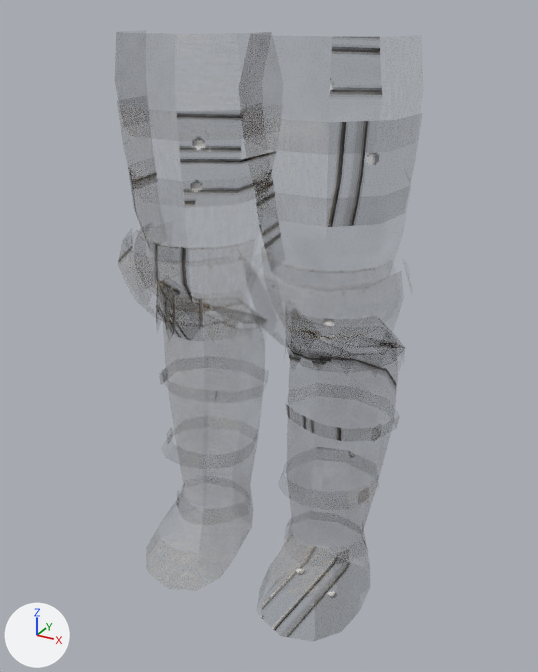
The glTF model assets/modeles/armures/porte/bottes_acier_nordique.glb as it was, and as the next commit left it.
Camera for both pictures: a camera (50 mm lens) standing at (0.553, -0.957, 0.94) and looking at (0.009, 0.032, 0.445). The lights are fixed; the arrows at lower left show +X, +Y and +Z. The first picture is the older version. Vertices at exactly the same position are counted once.

The first picture shows 'bottes_acier_nordique'.
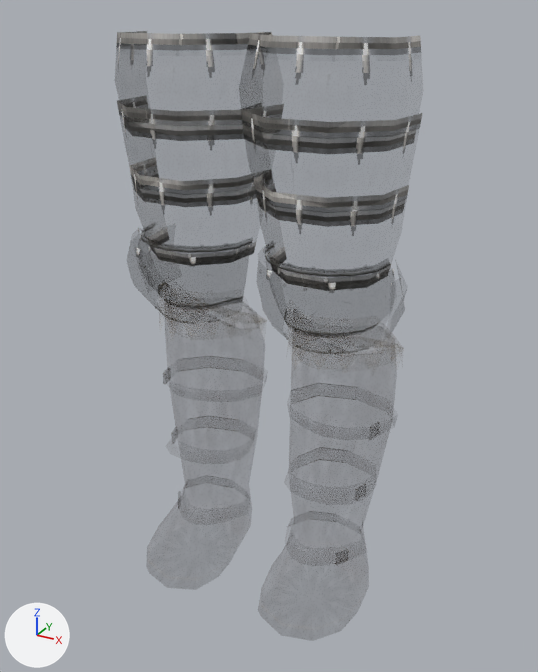
Changed parts and their boxes [x1, y1, x2, y2] in the pictures (538 x 672 px; the box of a moved part takes in the faces that stretch with it):
'bottes_acier_nordique', reshaped: before [118, 37, 401, 637]; after [116, 31, 423, 565]
part 1 of me_bottes_acier_nordique, rebuilt (not visible before): after [265, 243, 390, 336]
part 2 of me_bottes_acier_nordique, rebuilt: before [154, 243, 193, 311]; after [139, 225, 253, 308]
part 3 of me_bottes_acier_nordique, rebuilt (not visible before): after [263, 248, 394, 293]
part 4 of me_bottes_acier_nordique, rebuilt: before [118, 238, 133, 263]; after [135, 228, 250, 267]
part 5 of me_bottes_acier_nordique, moved or reshaped: before [129, 113, 401, 637]; after [117, 32, 423, 526]
part 6 of me_bottes_acier_nordique, moved or reshaped: before [344, 37, 380, 55]; after [333, 36, 421, 82]
part 7 of me_bottes_acier_nordique, moved or reshaped (not visible before): after [116, 31, 147, 69]
part 8 of me_bottes_acier_nordique, surface changed: before [319, 47, 386, 458]; after [176, 33, 370, 488]

Patch to the scene script:
```diff
--- a/assets/modeles/armures/porte/bottes_acier_nordique.glb.py
+++ b/assets/modeles/armures/porte/bottes_acier_nordique.glb.py
@@ me_bottes_acier_nordique @@
 # used by ob_bottes_acier_nordique; location = (0.0, 0.0, 0.0)
-me_bottes_acier_nordique.from_pydata(...)  # 973 vertices, 1330 faces; spans x -0.245..0.245, y -0.126..0.18, z -0.021..0.909
+me_bottes_acier_nordique.from_pydata(...)  # 1243 vertices, 1785 faces; spans x -0.241..0.241, y -0.126..0.179, z -0.019..0.909
+# me_bottes_acier_nordique part 1: the loose piece of 70 vertices spanning x 0.013..0.231, y -0.076..0.031, z 0.494..0.61 is rebuilt with 77 vertices and now spans x 0.018..0.224, y -0.07..0.033, z 0.495..0.611
+# me_bottes_acier_nordique part 2: the loose piece of 70 vertices spanning x -0.231..-0.013, y -0.076..0.031, z 0.494..0.61 is rebuilt with 77 vertices and now spans x -0.224..-0.018, y -0.07..0.033, z 0.495..0.611
+# me_bottes_acier_nordique part 3: the loose piece of 39 vertices spanning x -0.033..0.241, y -0.114..0.025, z 0.471..0.608 is rebuilt with 85 vertices and now spans x 0.012..0.227, y -0.097..0.027, z 0.471..0.605
+# me_bottes_acier_nordique part 4: the loose piece of 38 vertices spanning x -0.242..0.034, y -0.115..0.025, z 0.471..0.604 is rebuilt with 85 vertices and now spans x -0.228..-0.012, y -0.097..0.027, z 0.471..0.605
+# me_bottes_acier_nordique part 5: 2 vertices moved within x 0.004..0.115, y -0.032..0.179, z 0.41..0.84; 464 vertices removed from x -0.226..0.226, y -0.122..0.18, z -0.021..0.84; 713 vertices added at x -0.223..0.223, y -0.122..0.179, z -0.019..0.84
+# me_bottes_acier_nordique part 6: 2 vertices removed from x 0.217..0.223, y -0.024..0.055, z 0.908; 2 vertices added at x 0.215..0.221, y -0.024..0.055, z 0.907
+# me_bottes_acier_nordique part 7: 2 vertices removed from x -0.223..-0.217, y -0.024..0.055, z 0.908; 2 vertices added at x -0.221..-0.215, y -0.024..0.055, z 0.907
+# me_bottes_acier_nordique part 8: 51 kept faces spanning x -0.179..0.224, y -0.126..0.159, z -0.006..0.909 get new texture (UV) coordinates
+# other edits to the shape of me_bottes_acier_nordique do not show in these pictures
 me_bottes_acier_nordique.materials.append(mat_cuir)
```
